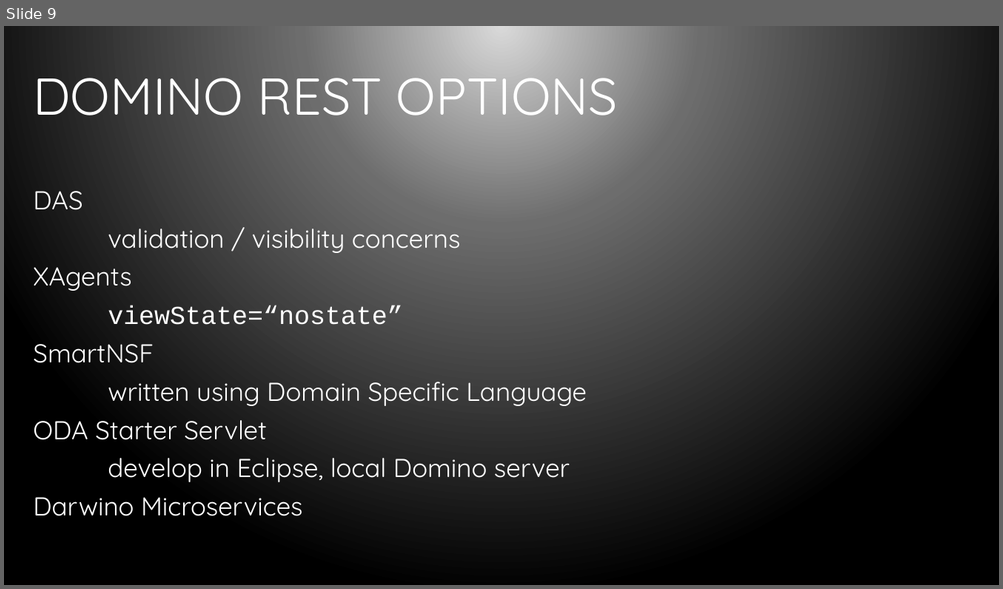
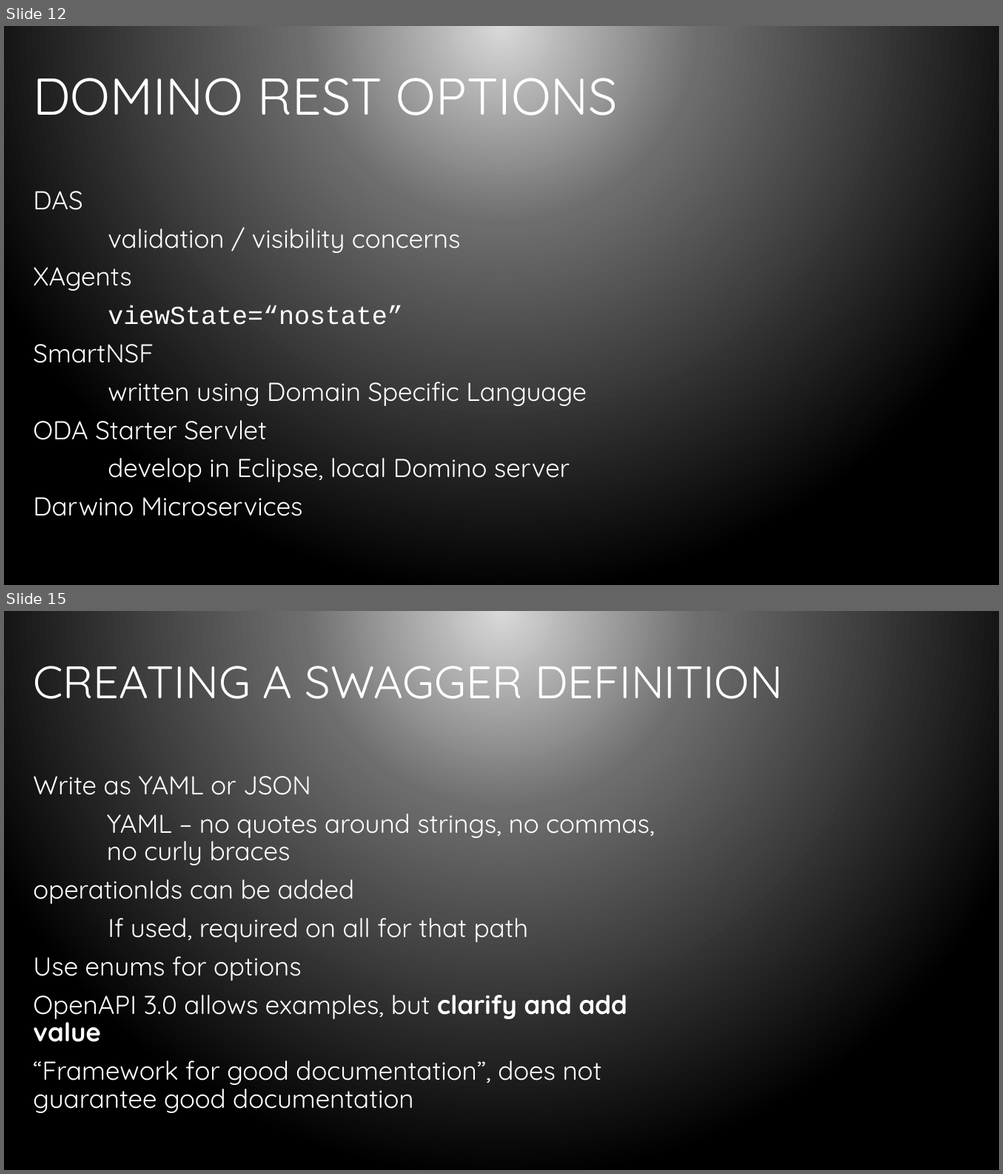
Before and after one commit to bleedingcode/domino-js-masterclass, a slide deck: presentation/8598 Domino and JS.pptx. Shown one above the other, each under a label of ours: slide 9 before the commit, slides 12 and 15 after it; the slides between them are not shown. The pictures are 1003x589 and 1003x1174 pixels, drawn with LibreOffice and Linux fonts; fonts in the diff are those of the drawing; background and template pictures are left out. Boxes give left, top, right and bottom in pixels: in the first picture for what was removed or moved away, otherwise in the second. Text is boxed around its words. In the diff, an @@ line names an element or a change of style, - is before the commit and + after.

```diff
--- a/presentation/8598 Domino and JS.pptx
+++ b/presentation/8598 Domino and JS.pptx
@@ slide 15 added at (x1=4, y1=611, x2=999, y2=1170), background gradient #D9D9D9 to #6D6D6D to #000000 @@
@@ title added at (x1=33, y1=651, x2=782, y2=710), 44 pt, text #FFFFFF @@
+CREATING A SWAGGER DEFINITION
@@ text added at (x1=33, y1=776, x2=654, y2=1113), 25 pt, text #FFFFFF @@
+Write as YAML or JSON
+YAML – no quotes around strings, no commas, no curly braces
+operationIds can be added
+If used, required on all for that path
+Use enums for options
+OpenAPI 3.0 allows examples, but clarify and add value
+“Framework for good documentation”, does not guarantee good documentation
@@ what was slide 9 is now slide 12 @@
```
Also in this commit, not shown: 13 other slides added.
